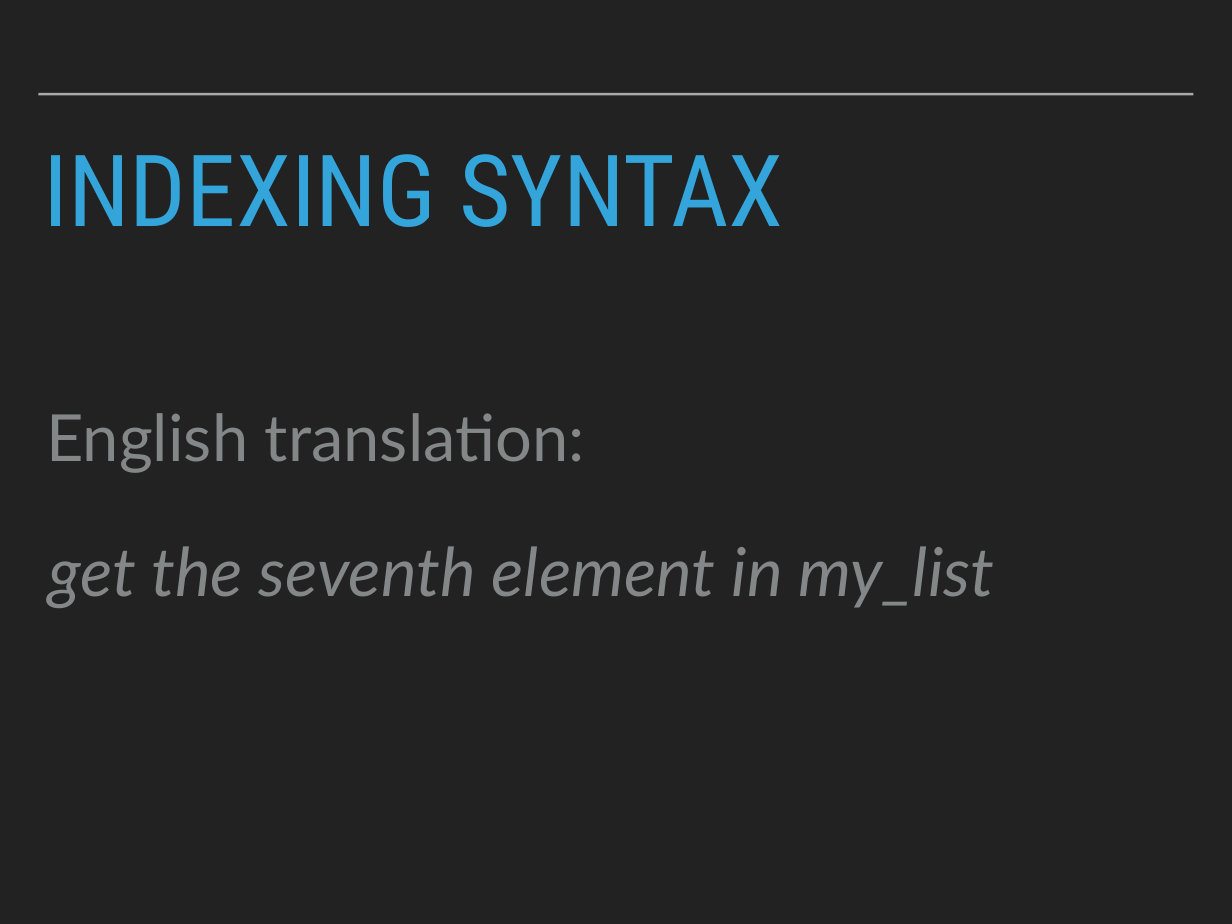
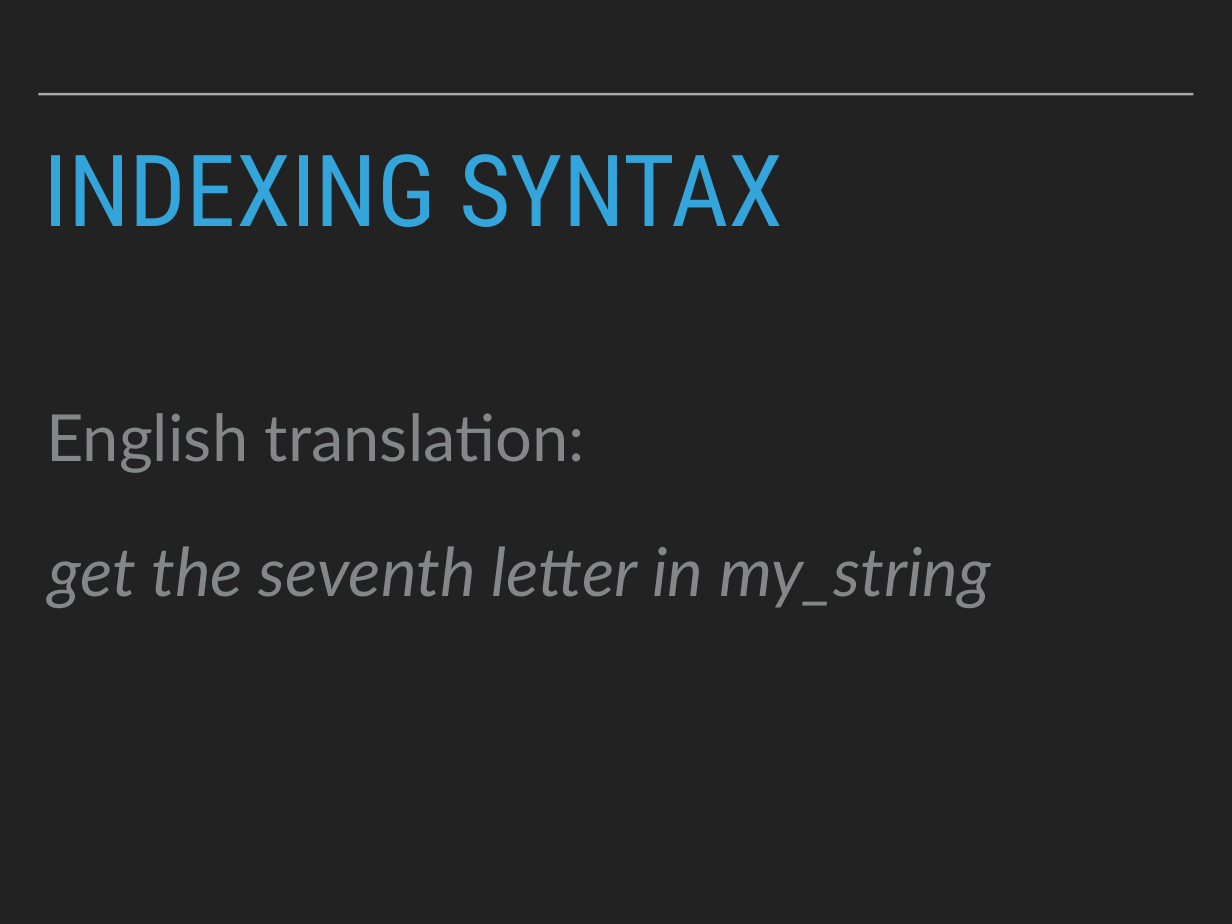
Before and after one commit to robcarrington/Week1_PythonForDataScience, a slide deck: slide 52 of Session1_Slides.pptx (slide 86 before the commit). Drawn at 1232x924 pixels with LibreOffice and Linux fonts; fonts in the diff are those of the drawing. Boxes give left, top, right and bottom in pixels: in the first picture for what was removed or moved away, otherwise in the second. Text is boxed around its words. In the diff, an @@ line names an element or a change of style, - is before the commit and + after.

```diff
--- a/Session1_Slides.pptx
+++ b/Session1_Slides.pptx
@@ text at (x1=48, y1=546, x2=991, y2=608): text changed @@
-get the seventh element in my_list
+get the seventh letter in my_string
```
Also in this commit, not shown: 19 other slides changed, 16 slides added, 12 slides removed, 4 other files.
